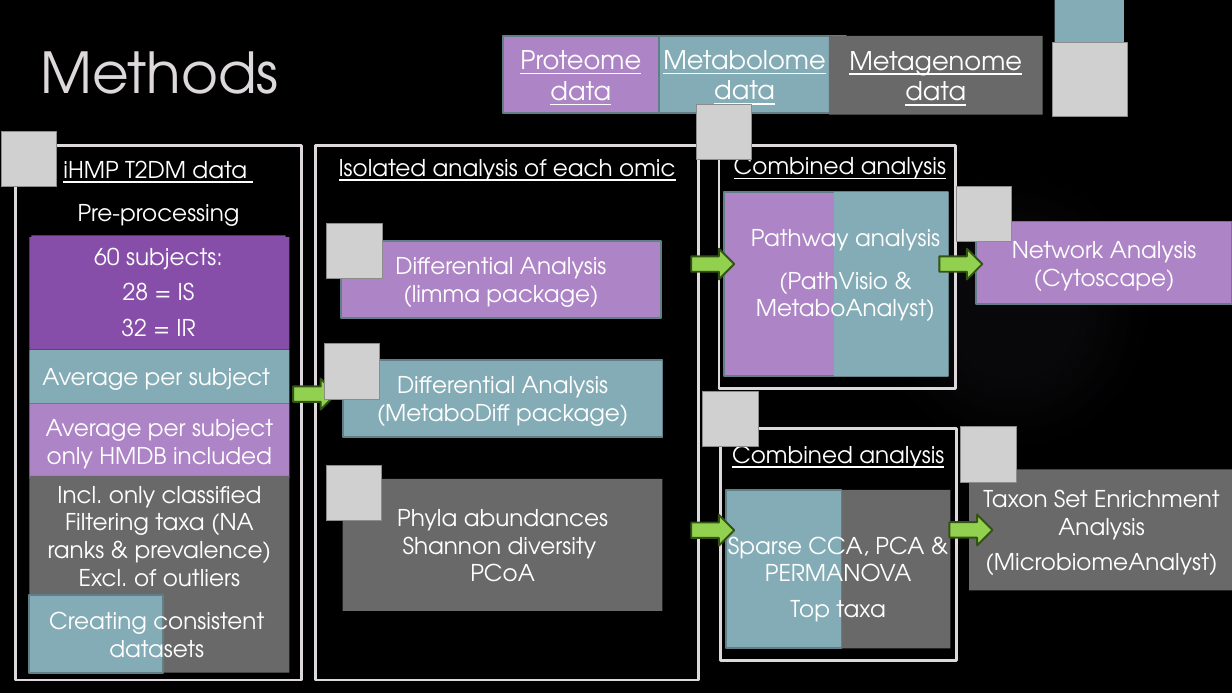
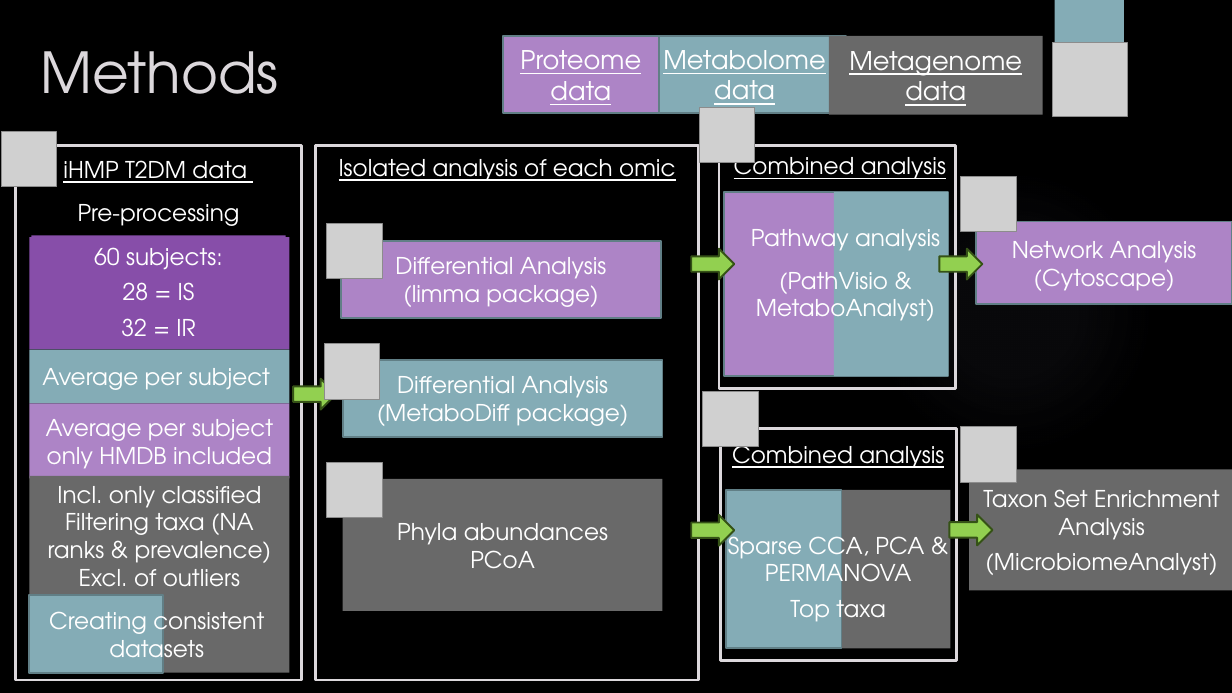
Before and after one commit to sabdeolive/Sabrina_BMS_Bachelor-Internship, a slide deck: slide 5 of Intermediary Presentation.pptx. Drawn at 1232x693 pixels with LibreOffice and Linux fonts; fonts in the diff are those of the drawing; grey boxes stand for pictures; background and template pictures are left out. Boxes give left, top, right and bottom in pixels: in the first picture for what was removed or moved away, otherwise in the second. Text is boxed around its words. In the diff, an @@ line names an element or a change of style, - is before the commit and + after.

```diff
--- a/Intermediary Presentation.pptx
+++ b/Intermediary Presentation.pptx
@@ picture: place and size @@
-picture at box(326, 466, 382, 521)
+picture at box(700, 107, 755, 163)
@@ picture: place and size @@
-picture at box(697, 104, 752, 160)
+picture at box(961, 177, 1017, 232)
@@ picture: place and size @@
-picture at box(957, 186, 1012, 241)
+picture at box(327, 462, 383, 518)
@@ text in rectangle at box(403, 530, 597, 565): paragraph removed @@
-Shannon diversity
```
Also in this commit, not shown: 8 other slides changed.
